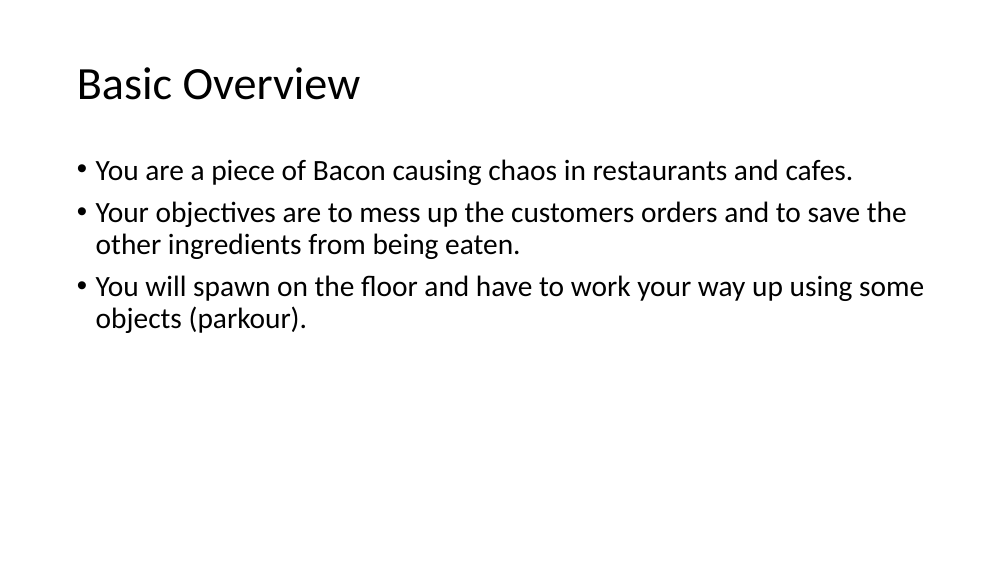
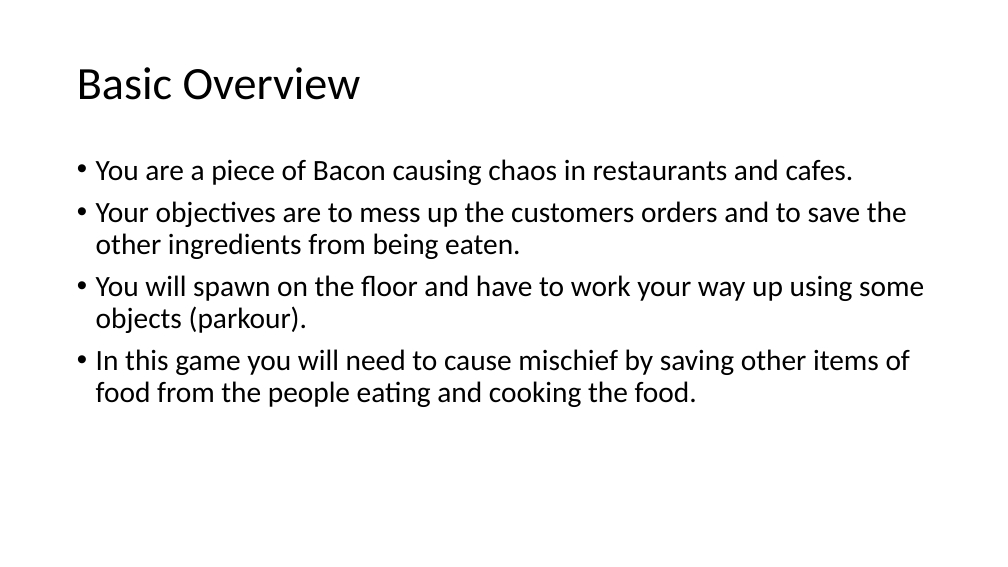
Before and after one commit to lcifty/College, a slide deck: slide 2 of College/FMP/Bacon Bandit.pptx. Drawn at 1008x567 pixels with LibreOffice and Linux fonts; fonts in the diff are those of the drawing. Boxes give left, top, right and bottom in pixels: in the first picture for what was removed or moved away, otherwise in the second. Text is boxed around its words. In the diff, an @@ line names an element or a change of style, - is before the commit and + after.

```diff
--- a/College/FMP/Bacon Bandit.pptx
+++ b/College/FMP/Bacon Bandit.pptx
@@ text at bbox=[96, 349, 910, 407]: paragraph added @@
+• In this game you will need to cause mischief by saving other items of food from the people eating and cooking the food.
```
